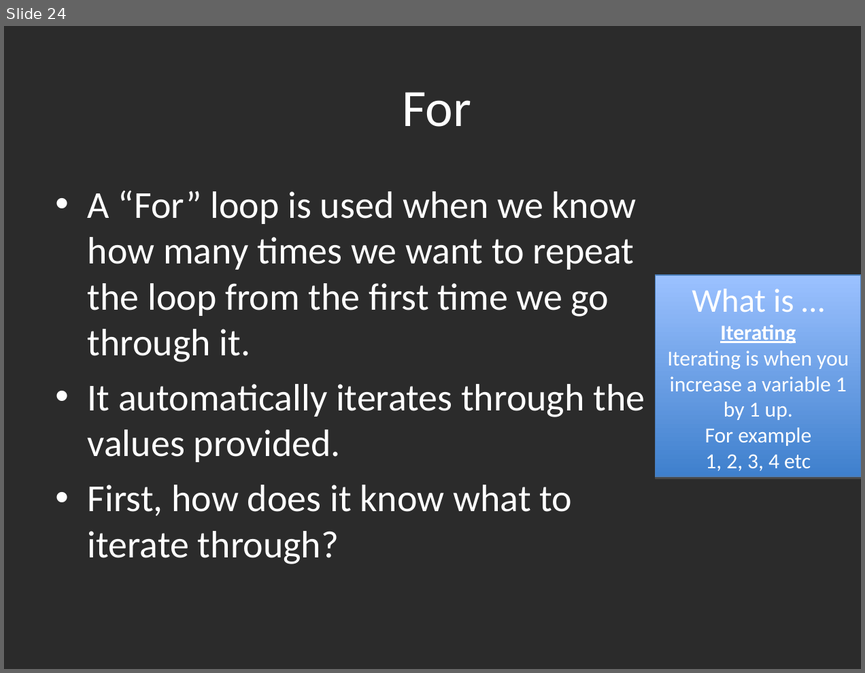
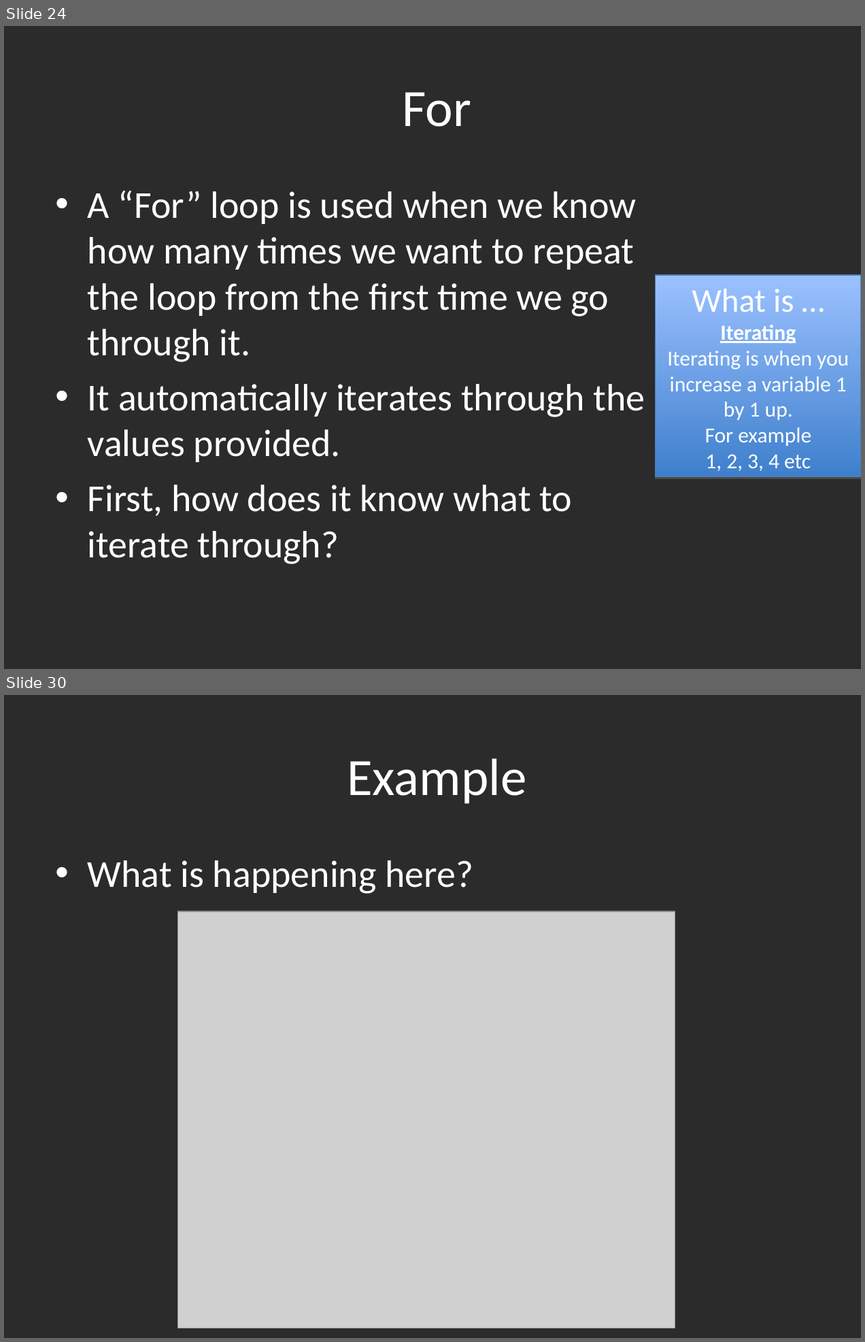
Before and after one commit to gbaman/RaspberryPi-Teaching-Materials, a slide deck: Powerpoints/Python1.ppt. Shown one above the other, each under a label of ours: slide 24 before the commit, slides 24 and 30 after it; the slides between them are not shown. The pictures are 865x673 and 865x1342 pixels, drawn with LibreOffice and Linux fonts; fonts in the diff are those of the drawing; grey boxes stand for pictures; background and template pictures are left out; a plain dark background stands for a picture behind light text. Boxes give left, top, right and bottom in pixels: in the first picture for what was removed or moved away, otherwise in the second. Text is boxed around its words. In the diff, an @@ line names an element or a change of style, - is before the commit and + after.

```diff
--- a/Powerpoints/Python1.ppt
+++ b/Powerpoints/Python1.ppt
@@ slide 30 added at (4, 695, 861, 1338), background picture (left out) @@
@@ title added at (347, 758, 526, 804), 44 pt, text #FFFFFF @@
+Example
@@ text added at (88, 860, 473, 894), 32 pt, text #FFFFFF @@
+• What is happening here?
@@ picture added at (178, 911, 675, 1327) @@
```
Also in this commit, not shown: 11 slides changed, 9 other slides added.
